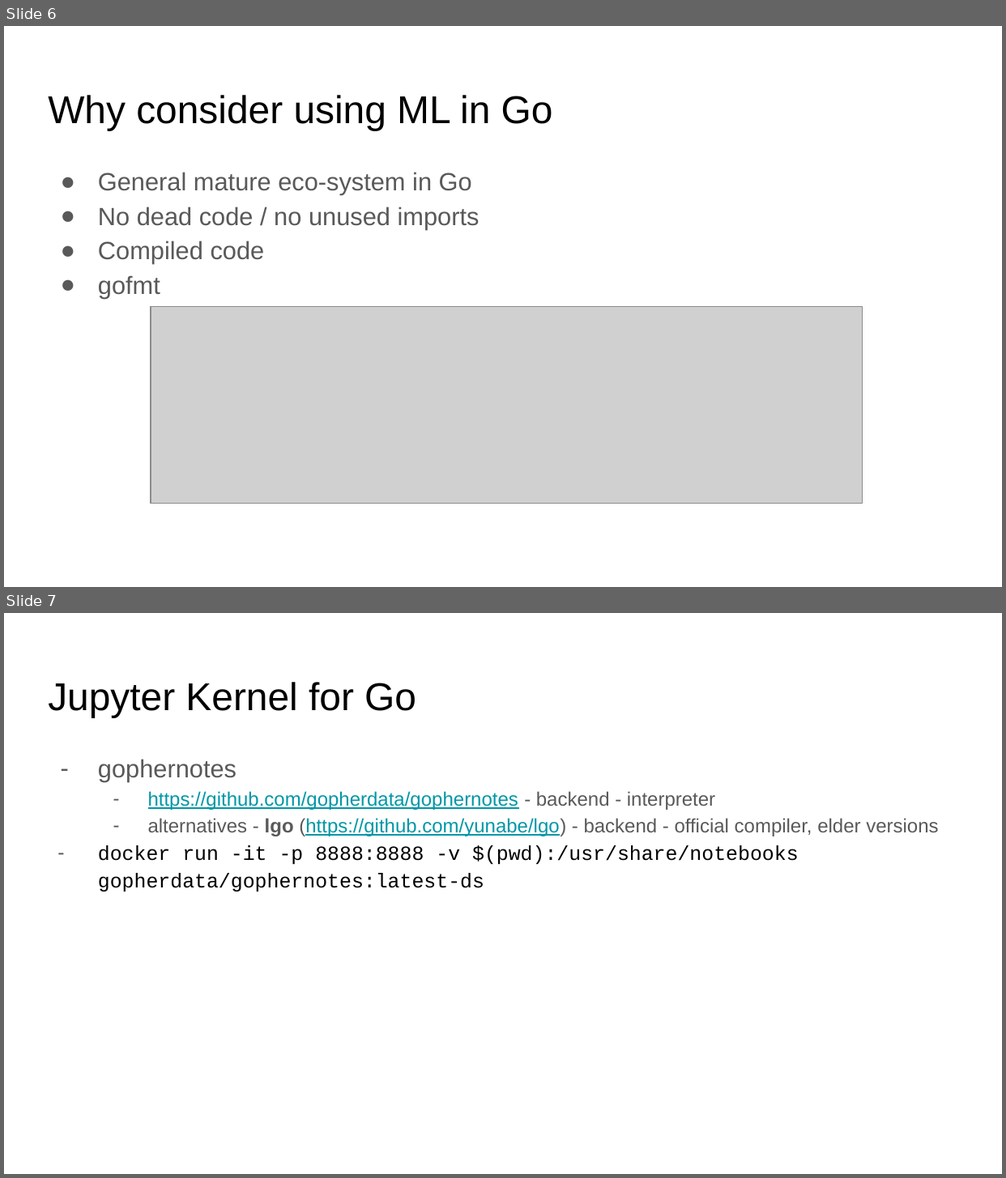
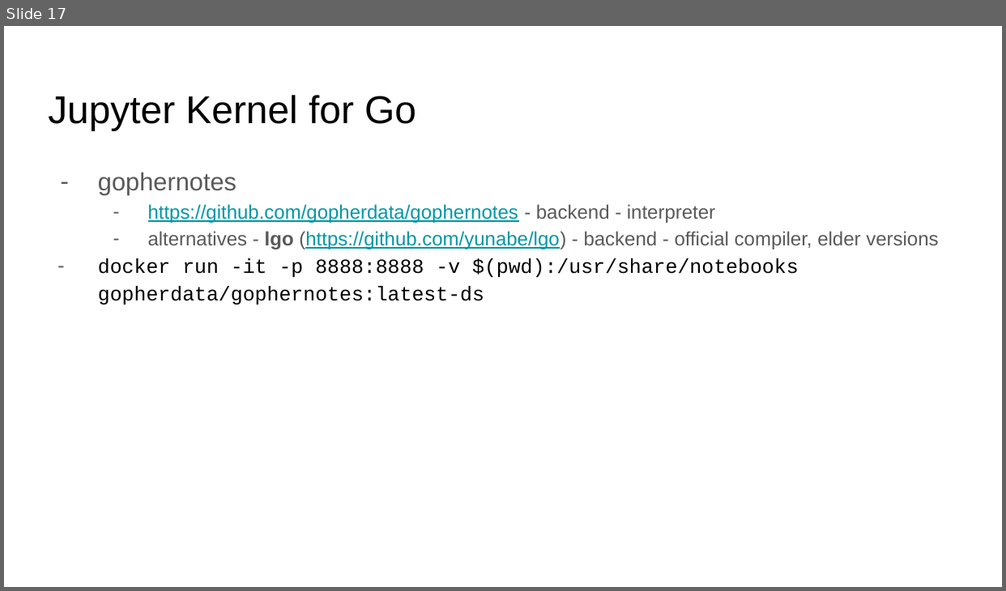
Before and after one commit to ephraimberkovitch/golang_ml, a slide deck: Go ML Meetup.pptx. Shown one above the other, each under a label of ours: slides 6 and 7 before the commit, slide 17 after it. The pictures are 1006x1178 and 1006x591 pixels, drawn with LibreOffice and Linux fonts; fonts in the diff are those of the drawing; grey boxes stand for pictures. Boxes give left, top, right and bottom in pixels: in the first picture for what was removed or moved away, otherwise in the second. Text is boxed around its words. In the diff, an @@ line names an element or a change of style, - is before the commit and + after.

```diff
--- a/Go ML Meetup.pptx
+++ b/Go ML Meetup.pptx
@@ slide 6 removed at <box>4,26,1002,587</box>, background #FFFFFF @@
@@ title removed at <box>48,95,553,130</box> @@
-Why consider using ML in Go
@@ text removed at <box>98,172,479,298</box> @@
-● General mature eco-system in Go
-● No dead code / no unused imports
-● Compiled code
-● gofmt
@@ picture removed at <box>151,306,863,503</box> @@
@@ what was slide 7 is now slide 17 @@
```
Also in this commit, not shown: 2 slides changed, 11 slides added, 7 other slides removed, 8 other files.
